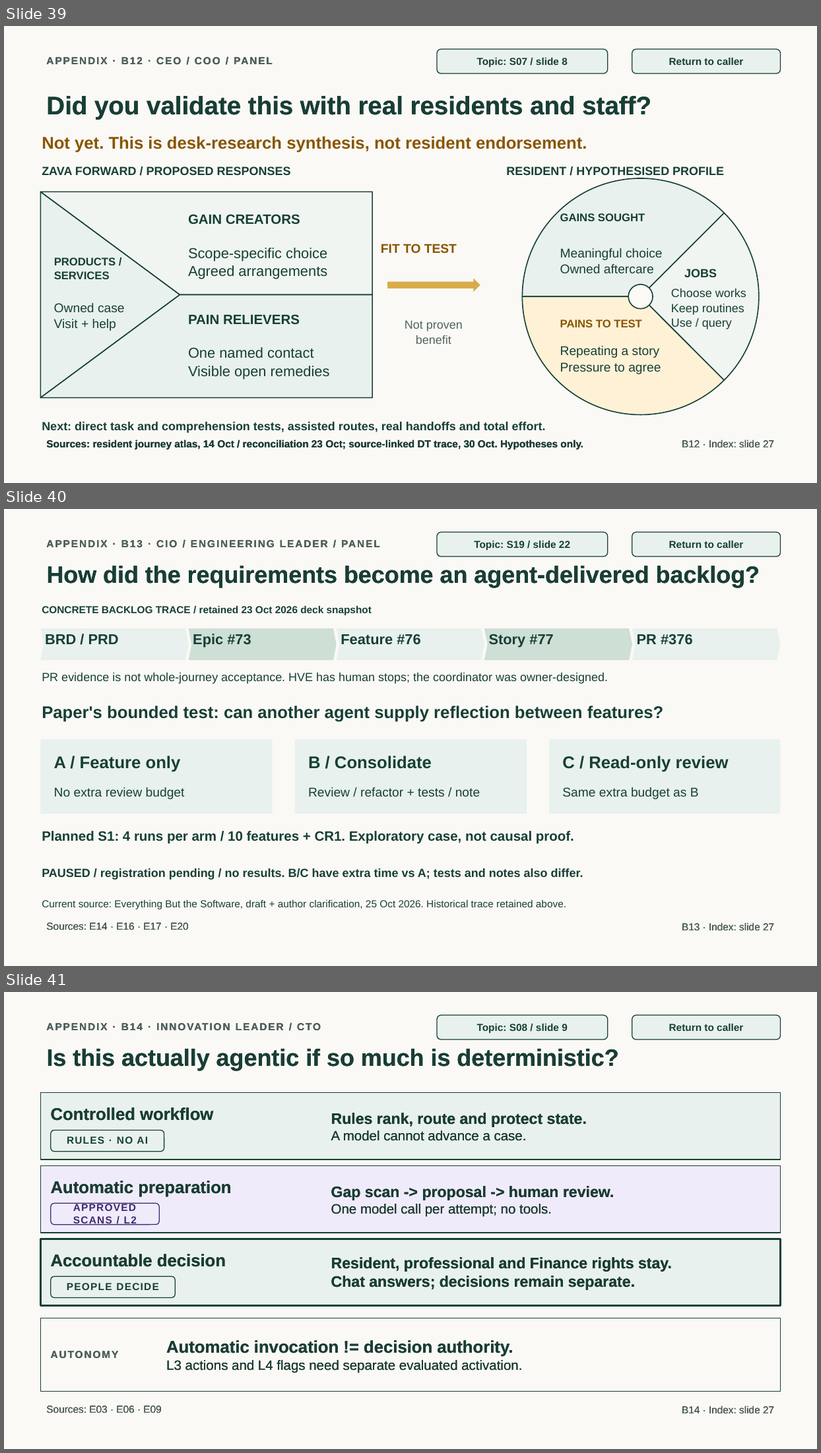
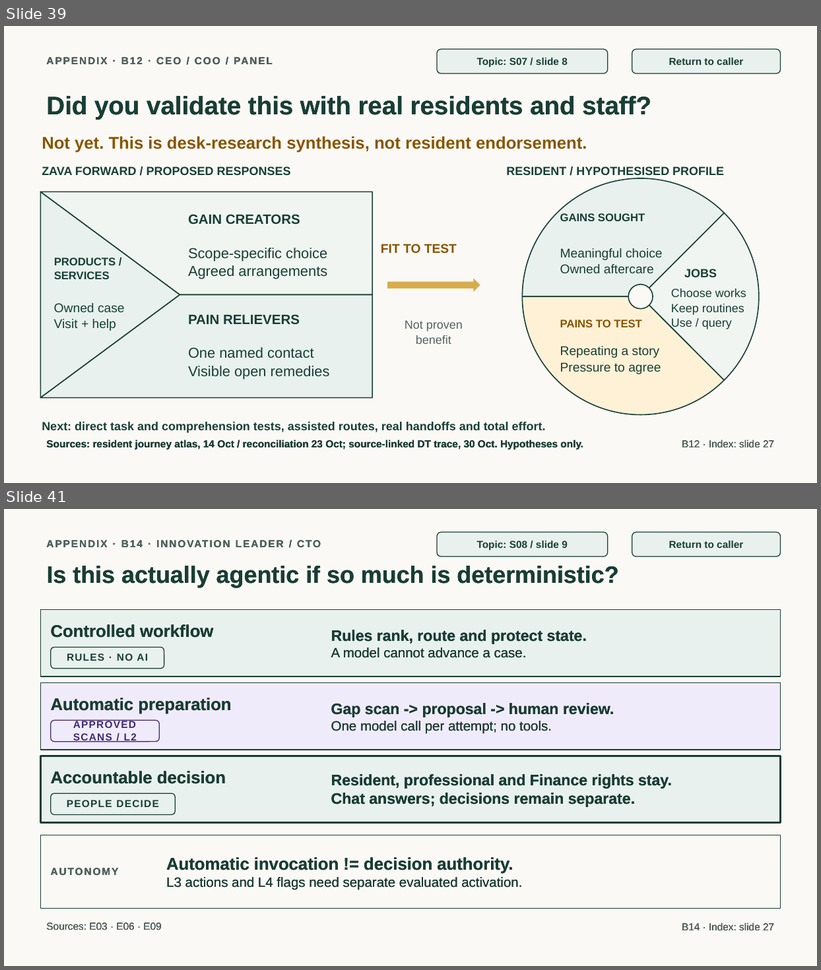
Before and after one commit to jmservera/ama, a slide deck: docs/capstone/deck/zava-forward-cowork-v2-draft.pptx. Shown one above the other, each under a label of ours: slides 39, 40 and 41 before the commit, slides 39 and 41 after it; the slides between them are not shown. The pictures are 821x1453 and 821x970 pixels, drawn with LibreOffice and Linux fonts; fonts in the diff are those of the drawing. Boxes give left, top, right and bottom in pixels: in the first picture for what was removed or moved away, otherwise in the second. Text is boxed around its words. In the diff, an @@ line names an element or a change of style, - is before the commit and + after.

```diff
--- a/docs/capstone/deck/zava-forward-cowork-v2-draft.pptx
+++ b/docs/capstone/deck/zava-forward-cowork-v2-draft.pptx
@@ slide 40 removed at (x1=4, y1=509, x2=817, y2=966), background #FAF9F6 @@
@@ text removed at (x1=40, y1=533, x2=589, y2=555) @@
-APPENDIX · B13 · CIO / ENGINEERING LEADER / PANEL
@@ rounded rectangle removed at (x1=437, y1=532, x2=608, y2=557) @@
-Topic: S19 / slide 22
@@ rounded rectangle removed at (x1=632, y1=532, x2=781, y2=557) @@
-Return to caller
@@ text removed at (x1=47, y1=566, x2=760, y2=588) @@
-How did the requirements become an agent-delivered backlog?
@@ text removed at (x1=42, y1=606, x2=372, y2=616) @@
-CONCRETE BACKLOG TRACE / retained 23 Oct 2026 deck snapshot
@@ chevron removed at (x1=40, y1=628, x2=189, y2=660) @@
-BRD / PRD
@@ chevron removed at (x1=189, y1=628, x2=337, y2=660) @@
-Epic #73
@@ chevron removed at (x1=337, y1=628, x2=484, y2=660) @@
-Feature #76
@@ chevron removed at (x1=484, y1=628, x2=633, y2=660) @@
-Story #77
@@ chevron removed at (x1=632, y1=628, x2=781, y2=660) @@
-PR #376
@@ text removed at (x1=42, y1=673, x2=608, y2=684) @@
-PR evidence is not whole-journey acceptance. HVE has human stops; the coordinator was owner-designed.
@@ text removed at (x1=42, y1=706, x2=664, y2=722) @@
-Paper's bounded test: can another agent supply reflection between features?
@@ rectangle removed at (x1=40, y1=739, x2=273, y2=814) @@
@@ rectangle removed at (x1=295, y1=739, x2=527, y2=814) @@
@@ rectangle removed at (x1=549, y1=739, x2=781, y2=814) @@
@@ text removed at (x1=54, y1=756, x2=181, y2=772) @@
-A / Feature only
@@ text removed at (x1=308, y1=756, x2=432, y2=769) @@
-B / Consolidate
@@ text removed at (x1=562, y1=756, x2=729, y2=772) @@
-C / Read-only review
@@ text removed at (x1=54, y1=788, x2=185, y2=799) @@
-No extra review budget
@@ text removed at (x1=308, y1=788, x2=480, y2=797) @@
-Review / refactor + tests / note
@@ text removed at (x1=562, y1=788, x2=699, y2=799) @@
-Same extra budget as B
@@ text removed at (x1=42, y1=831, x2=574, y2=844) @@
-Planned S1: 4 runs per arm / 10 features + CR1. Exploratory case, not causal proof.
@@ text removed at (x1=42, y1=869, x2=583, y2=880) @@
-PAUSED / registration pending / no results. B/C have extra time vs A; tests and notes also differ.
@@ text removed at (x1=42, y1=900, x2=566, y2=910) @@
-Current source: Everything But the Software, draft + author clarification, 25 Oct 2026. Historical trace retained above.
@@ text removed at (x1=46, y1=923, x2=188, y2=931) @@
-Sources: E14 · E16 · E17 · E20
@@ text removed at (x1=682, y1=923, x2=774, y2=931) @@
-B13 · Index: slide 27
```
Also in this commit, not shown: 1 slide changed, 2 slides added, 1 other slide removed, 21 other files.
